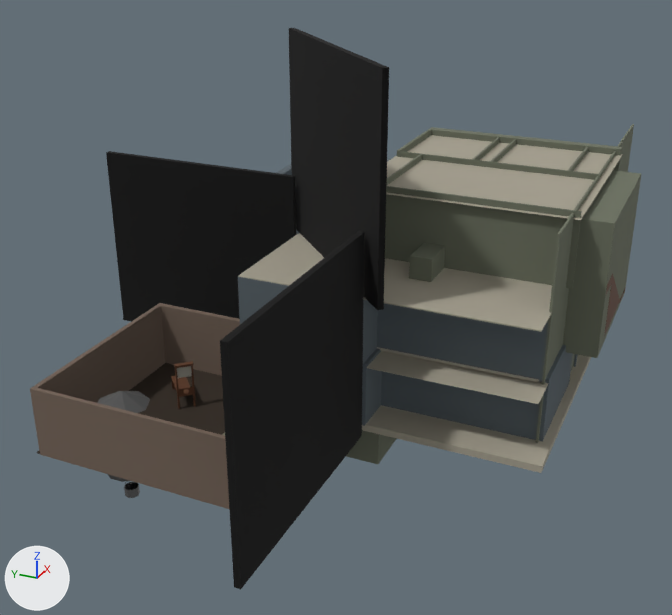
A saved change to the Blender file public/models/haunted_house.blend.
Camera for both pictures: a 50 mm lens placed at (-62.3, -7.1, 33.5), pointed at (-1.9, 20.1, 3.3). Lighting does not change. The marker at lower left points along +X, +Y and +Z. The older version comes first. Objects named as collision shapes, trigger or cutter boxes, shadow casters or lower levels of detail are left out.

Before the edit, the objects in view are built like this:
```python
me_cone_002 = bpy.data.meshes.new('Cone.002')
me_cone_002.from_pydata(...)  # 65 vertices, 61 faces; spans x -1.97..1.97, y -1.97..1.97, z -3.06..3.44
# faces by material slot: [53, 8]
me_cone_002.materials.append(mat_well)  # dark grey #545454
me_cone_002.materials.append(mat_wood2)  # brown #5e3a24
me_cube_084 = bpy.data.meshes.new('Cube.084')
me_cube_084.from_pydata(...)  # 34 vertices, 30 faces; spans x -1.11..1.92, y -0.82..0.82, z -1.08..0.67
me_cube_084.materials.append(mat_walls)  # grey #707565
me_plane_017 = bpy.data.meshes.new('Plane.017')
me_plane_017.from_pydata([(-9.1, -8.5, 0.0), (9.1, -8.5, 0.0), (-9.1, 8.5, 0.0), (9.1, 8.5, 0.0)], [], [(0, 1, 3, 2)])
me_plane_017.materials.append(mat_floor)  # grey #a9a393
ob_cube_054 = bpy.data.objects.new('Cube.054', me_cube_084)
ob_cube_054.location = (-3.27, 12.49, 8.93)
ob_plane_007 = bpy.data.objects.new('Plane.007', me_plane_017)
ob_plane_007.location = (7.22, 10.75, 13.03)
ob_well_001 = bpy.data.objects.new('well.001', me_cone_002)
ob_well_001.location = (-16.2, 30.3, -2.54)
# also in view: 'Plane.014' at (8.7, 13.5, 2.5); 'Walls' at (-0.4, 20.0, 5.3); 'Plane.016' at (-12.6, 25.3, -0.4); 'Plane.009' at (6.5, 1.6, 7.4); 'Cube.049' at (8.0, 10.9, 10.7)
```
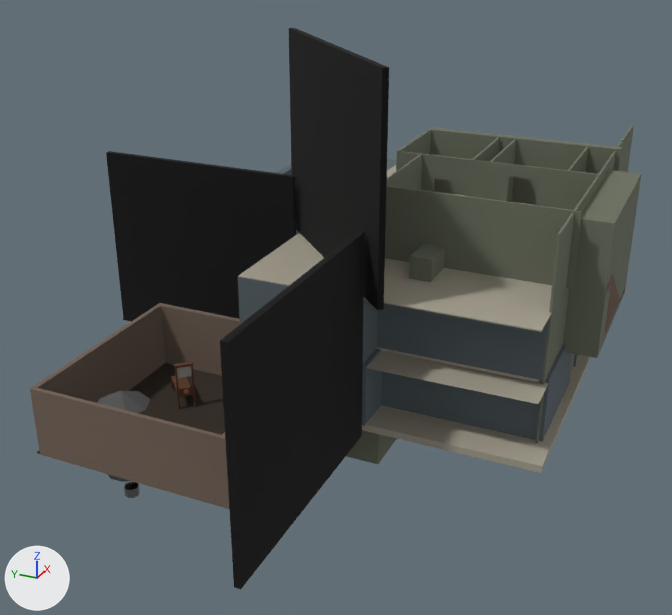
Pixel boxes [x1, y1, x2, y2] of what changed, in the pictures (672 x 615 px):
'Plane.007', hidden
    before: [386, 135, 623, 220]
'Plane.006', unchanged, uncovered by the edit
    before: [397, 127, 623, 171]
    after: [396, 127, 623, 205]
'Cube.049', unchanged, uncovered by the edit
    before: [398, 151, 599, 180]
    after: [398, 151, 599, 210]

The change, as a list of edits to the scene's bpy script:
```text
Change ob_plane_007:
    add ob_plane_007.hide_set(True)
```
